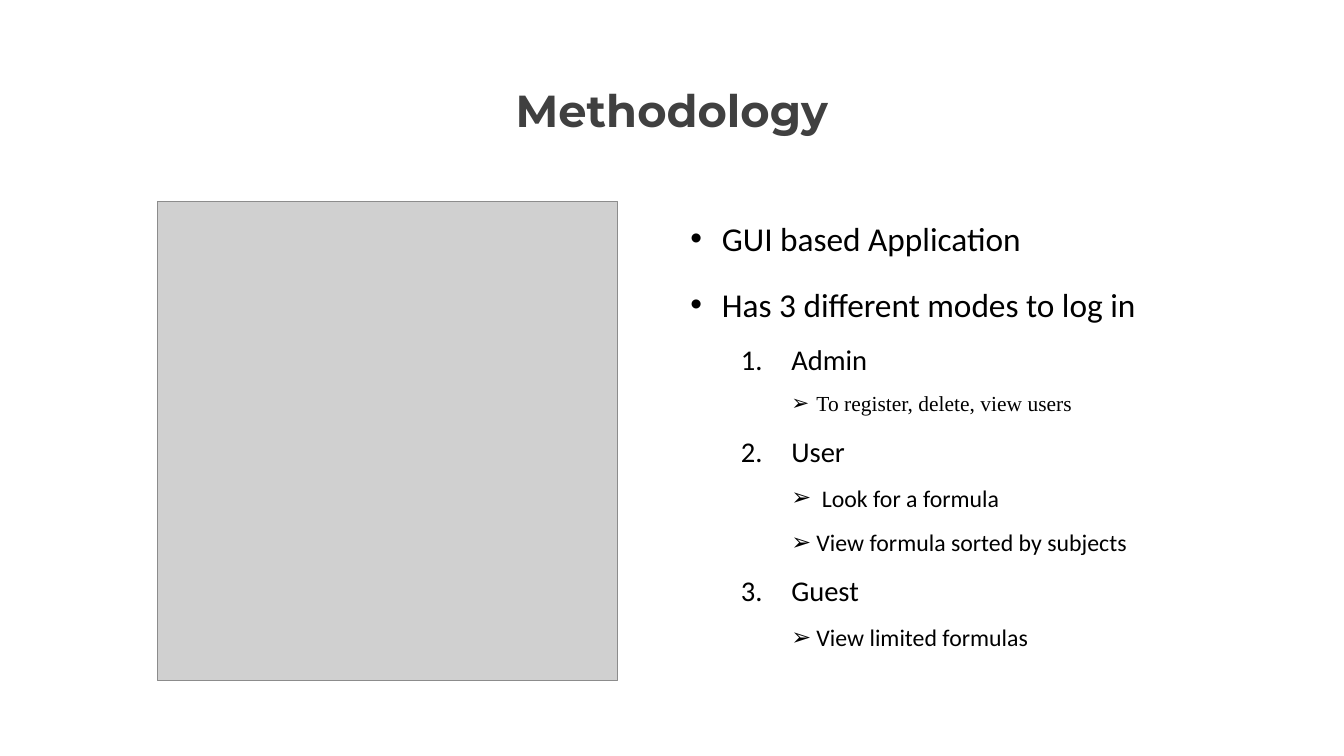
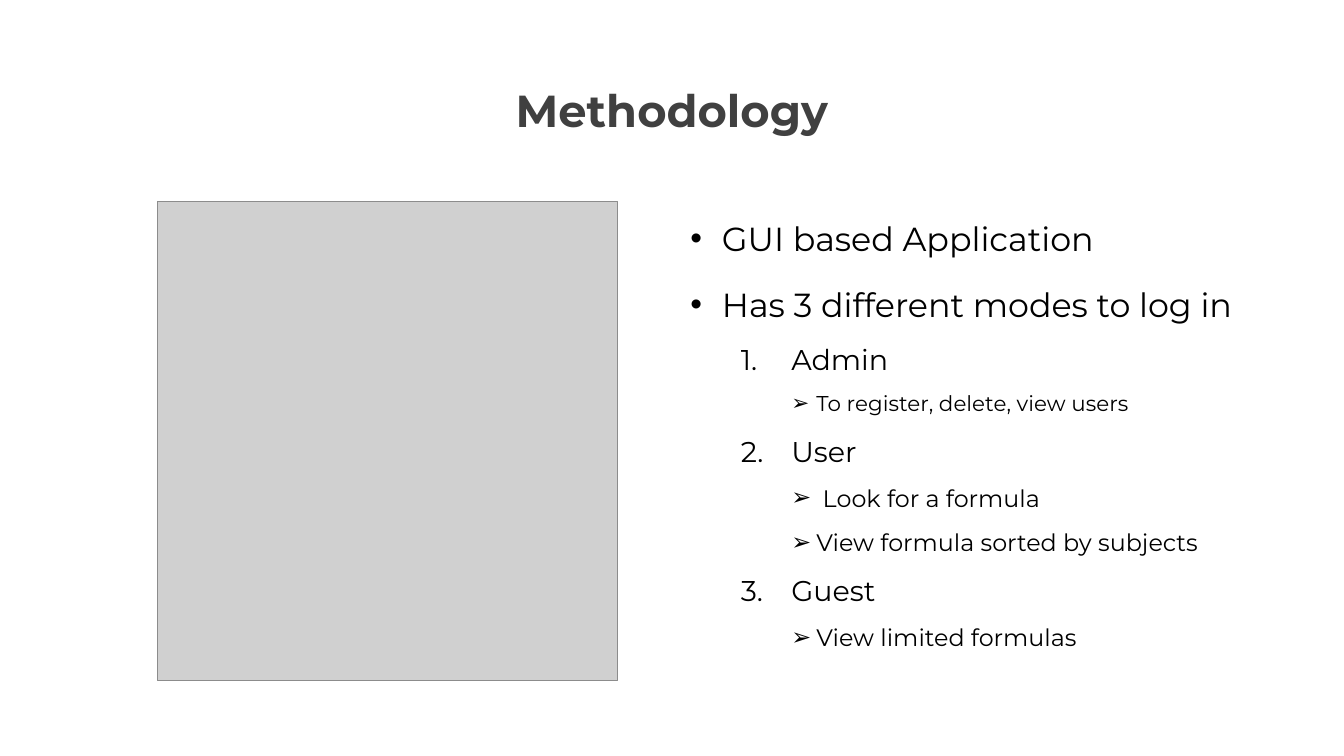
Before and after one commit to AtuLxCE/formula-encyclopaedia, a slide deck: slide 8 of Documentation/Formula Encylopedia 2.0 .pptx (slide 6 before the commit). Drawn at 1344x756 pixels with LibreOffice and Linux fonts; fonts in the diff are those of the drawing; grey boxes stand for pictures. Boxes give left, top, right and bottom in pixels: in the first picture for what was removed or moved away, otherwise in the second. Text is boxed around its words. In the diff, an @@ line names an element or a change of style, - is before the commit and + after.

```diff
--- a/Documentation/Formula Encylopedia 2.0 .pptx
+++ b/Documentation/Formula Encylopedia 2.0 .pptx
@@ text "GUI based Application" at box(722, 226, 1233, 646): font Calibri to Montserrat in "GUI based Application", "Has 3 different modes to log in", "Admin", "User" and 4 more places; font Times New Roman to Montserrat in "To register, delete, view users" @@
```
Also in this commit, not shown: 7 other slides changed, 6 slides added.
